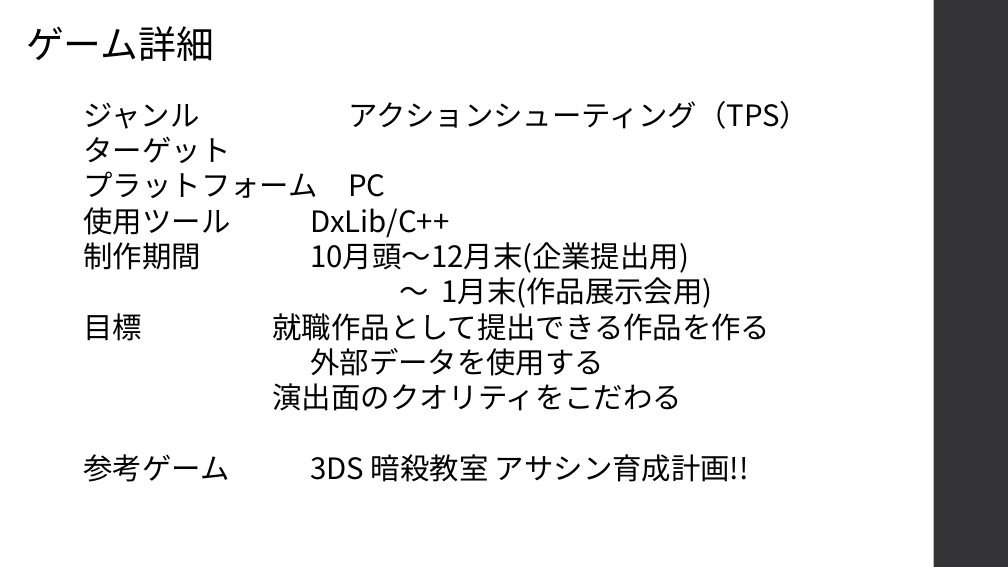
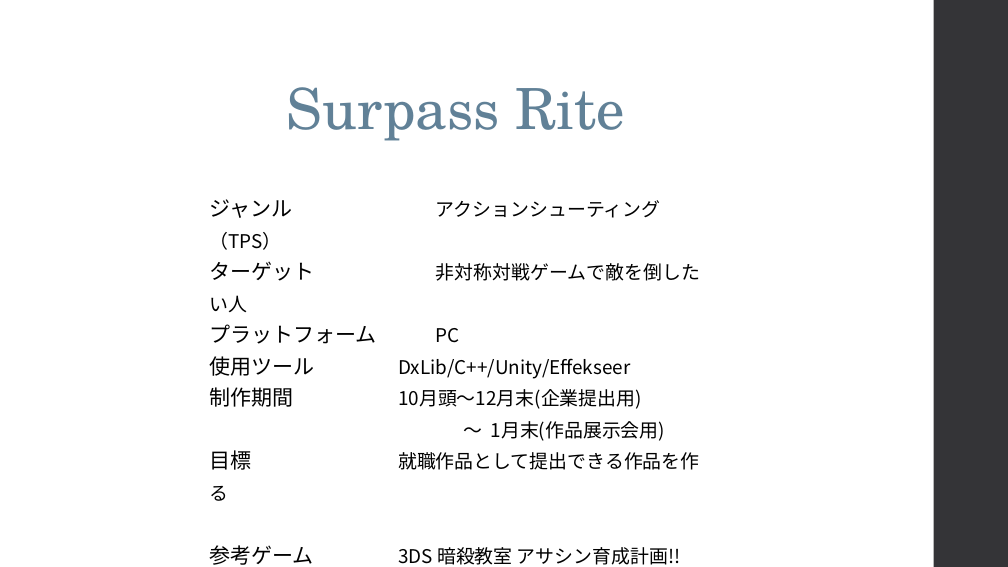
Before and after one commit to kakisawa/ProductionWork, a slide deck: slide 1 of 3DGame_3_NamelessGame/NamelessGame_企画書.pptx (slide 2 before the commit). Drawn at 1008x567 pixels with LibreOffice and Linux fonts; fonts in the diff are those of the drawing. Boxes give left, top, right and bottom in pixels: in the first picture for what was removed or moved away, otherwise in the second. Text is boxed around its words. In the diff, an @@ line names an element or a change of style, - is before the commit and + after.

```diff
--- a/3DGame_3_NamelessGame/NamelessGame_企画書.pptx
+++ b/3DGame_3_NamelessGame/NamelessGame_企画書.pptx
@@ text removed at [26, 26, 214, 61] @@
-ゲーム詳細
@@ text added at [287, 87, 624, 141], 54 pt, text #618197 @@
+Surpass Rite
@@ text "ジャンル アクションシューティング（TPS）": place and size @@
-text "ジャンル アクションシューティング（TPS）" at [84, 101, 809, 482]
+text "ジャンル アクションシューティング（TPS）" at [209, 199, 700, 565]
@@ text at [209, 199, 699, 565]: size 28 to 20 pt in "ジャンル", "プラットフォーム", "制作期間", "目標" and 1 more places; size 28 to 18 pt in "アクションシューティング（TPS）", "PC", "10月頭～12月末(企業提出用)", "～ 1月末(作品展示会用)" and 2 more places; line spacing 1 to 30pt @@
@@ text at [209, 261, 700, 312]: text changed; size 28 to 18 pt @@
-ターゲット
+ターゲット 非対称対戦ゲームで敵を倒したい人
@@ text at [209, 356, 630, 379]: text changed; size 28 to 18 pt @@
-使用ツール DxLib/C++
+使用ツール DxLib/C++/Unity/Effekseer
@@ text at [273, 348, 682, 411]: paragraphs removed @@
-外部データを使用する
-演出面のクオリティをこだわる
```
Also in this commit, not shown: 6 other slides changed, 1 slide removed, 7 other files.
